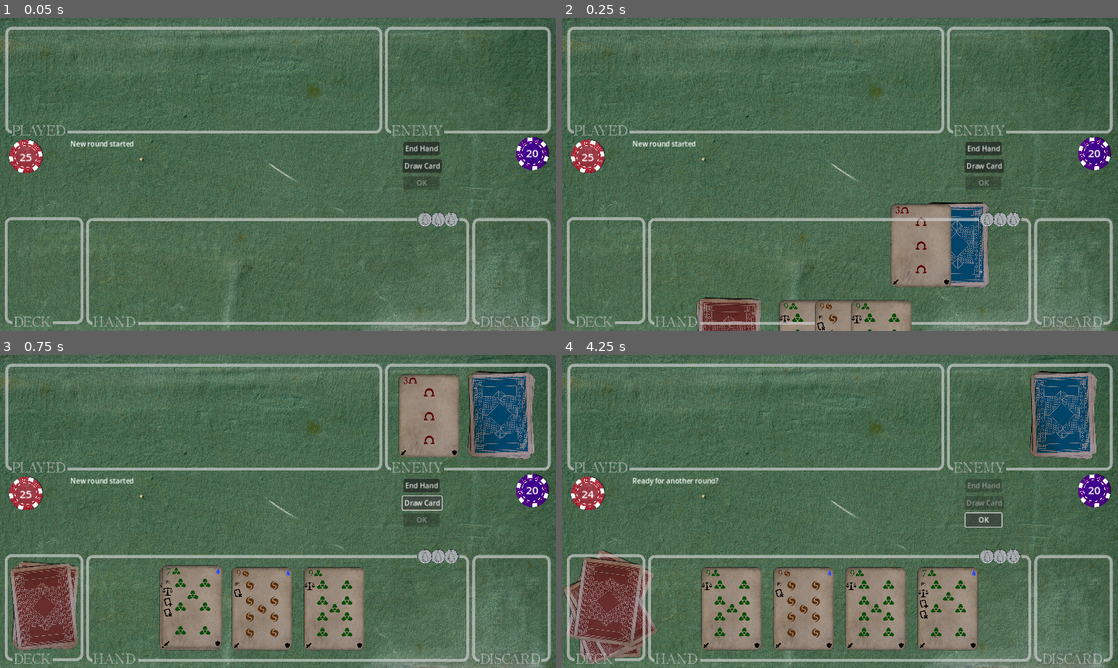
Above: before the commit, frames 1-4 (two rows, left to right).
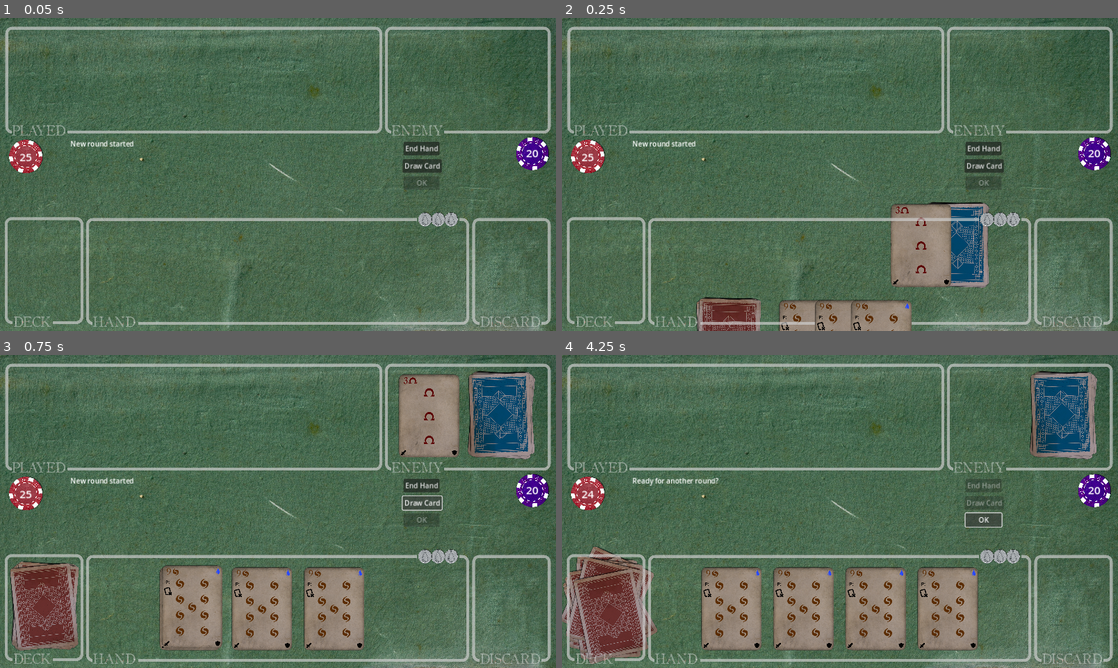
Above: after the commit, the same moments.

Repository: TicklesTheBrain/CardBuilder
Game: Godot game, scene res://game.tscn
Two runs of this game, one before a commit and one after it. Both use one fixed random seed, a clock stepped at 60 frames per second and the inputs below. The engine's default icon, where the game draws it, is replaced by a stand-in: a white triangle on a blue panel in a dark square.
Inputs:
- Up to frame 1 (0.05 s): no input
- Up to frame 2 (0.25 s): no input
- Up to frame 3 (0.75 s): click "Draw Card" at 0.5 s
- Up to frame 4 (4.25 s): click "End Hand" at 1.25 s; click "OK" at 2 s; click "OK" at 2.75 s; click "OK" at 3.5 s

Frame 1 is identical in both runs. In frame 2, 0.3% of the frame differs, in the area x 24-77%, y 59-100%; in frame 3, 0.9%; in frame 4, 3.5%, in the area x 0-96%, y 5-98%.

Commit message:
bugfixing

Diff:
--- a/TopMessage.gd
+++ b/TopMessage.gd
@@ -11,17 +11,8 @@
 	Events.hideTopMessages.connect(hideMessage)
 
 func showMessage(newMessage: String):
-	if animation.is_playing():
-		var animationName = animation.current_animation
-		match animationName:
-			"hide":
-				await messageHidden
-			"show":
-				await animation.animation_finished
-				hideMessage()
-				await messageHidden
-
-	if showing:
+	print('show message triggered')
+	if animation.is_playing() or showing:
 		hideMessage()
 		await messageHidden
 
@@ -30,6 +21,15 @@
 	showing = true
 
 func hideMessage():
+	print("hide top message triggered")
+
+	if animation.is_playing():
+		var animationName = animation.current_animation
+		match animationName:
+			"hide":
+				return
+			'show':
+				await animation.animation_finished
 
 	animation.play("hide")
 	await animation.animation_finished
--- a/cardEffects/ceDiscard.gd
+++ b/cardEffects/ceDiscard.gd
@@ -17,12 +17,16 @@
 	if amountOfCardsToDiscard == -1:
 		cont.disposeAll()
 	else:
-		InputLord.cardSelectionRequested.emit(actor.hand, amountOfCardsToDiscard, receiveSelection)
-		Events.newTopMessageRequested.emit("Choose {num} cards to discard".format({"num": amountOfCardsToDiscard}))
-		await cardSelectionDone
-		Events.hideTopMessages.emit()
-		for card in selectedCards:
-			cont.disposeCard(card)
+		var clampedAmount = min(cont.getNoOfCards(), amountOfCardsToDiscard)
+		if clampedAmount > 0:
+			Events.newTopMessageRequested.emit("Choose {num} cards to discard".format({"num": clampedAmount}))
+			InputLord.cardSelectionRequested.emit(actor.hand, clampedAmount, receiveSelection)
+			await cardSelectionDone
+			Events.hideTopMessages.emit()
+			for card in selectedCards:
+				cont.disposeCard(card)
+		else:
+			print("nothing to discard")
 
 func getTextSpecific() -> String:
 	if amountOfCardsToDiscard == -1:
--- a/content/test_cards.tres
+++ b/content/test_cards.tres
@@ -387,7 +387,7 @@
 [sub_resource type="Resource" id="Resource_p1bhp"]
 resource_name = "Discard 2"
 script = ExtResource("2_j5dh7")
-amount = 2
+amount = 10
 debug = true
 cardName = ""
 revealed = false
